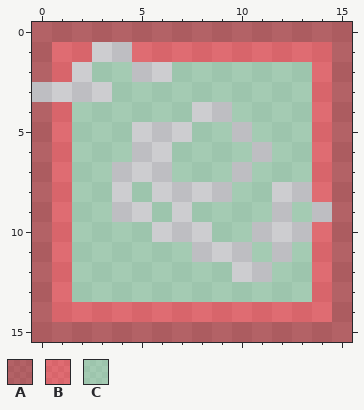
Pixel-art sprite, stored at sprites/sHitbox/8775fbe3-0700-410a-88e0-4e88a913a219.png. The first picture shows the starting point.
The file is 16x16 pixels.
Palette (. is transparent): A #9e0b0f8c  B #ee1c248c  C #82ca9c8c
Pixels before, first column x 0:
 0 AAAAAAAAAAAAAAAA
 1 ABB..BBBBBBBBBBA
 2 AB.CC..CCCCCCCBA
 3 ....CCCCCCCCCCBA
 4 ABCCCCCC..CCCCBA
 5 ABCCC...CC.CCCBA
 6 ABCCC..CCCC.CCBA
 7 ABCC...CCC.CCCBA
 8 ABCC.C....CC..BA
 9 ABCC..C.CCCC.C.A
10 ABCCCC...CC...BA
11 ABCCCCCC...C.CBA
12 ABCCCCCCCC..CCBA
13 ABCCCCCCCCCCCCBA
14 ABBBBBBBBBBBBBBA
15 AAAAAAAAAAAAAAAA
After the commit:
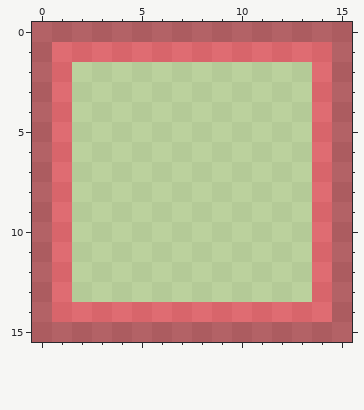
Difference:
{"colour":"C","old":"#82ca9c8c","new":"#acd4738c"}
{"y":1,"x":3,"old":"..","new":"BB"}
{"y":2,"x":2,"old":".","new":"C"}
{"y":2,"x":5,"old":"..","new":"CC"}
{"y":3,"x":0,"old":"....","new":"ABCC"}
{"y":4,"x":8,"old":"..","new":"CC"}
{"y":5,"x":5,"old":"...","new":"CCC"}
{"y":5,"x":10,"old":".","new":"C"}
{"y":6,"x":5,"old":"..","new":"CC"}
{"y":6,"x":11,"old":".","new":"C"}
{"y":7,"x":4,"old":"...","new":"CCC"}
{"y":7,"x":10,"old":".","new":"C"}
{"y":8,"x":4,"old":".","new":"C"}
{"y":8,"x":6,"old":"....","new":"CCCC"}
{"y":8,"x":12,"old":"..","new":"CC"}
{"y":9,"x":4,"old":"..","new":"CC"}
{"y":9,"x":7,"old":".","new":"C"}
{"y":9,"x":12,"old":".","new":"C"}
{"y":9,"x":14,"old":".","new":"B"}
{"y":10,"x":6,"old":"...","new":"CCC"}
{"y":10,"x":11,"old":"...","new":"CCC"}
{"y":11,"x":8,"old":"...","new":"CCC"}
{"y":11,"x":12,"old":".","new":"C"}
{"y":12,"x":10,"old":"..","new":"CC"}
{"label":"changed","picture_box":[32,42,332,302]}
